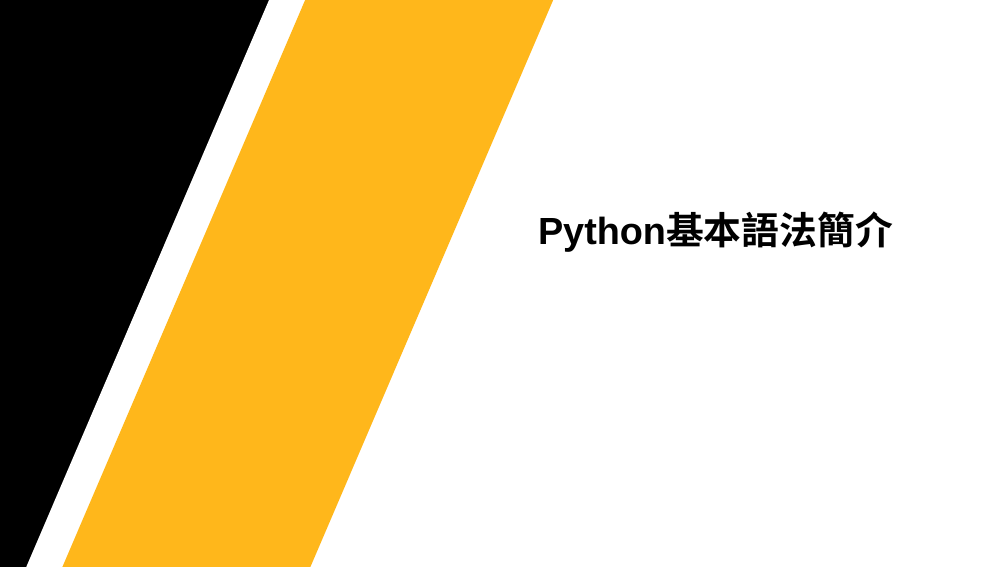
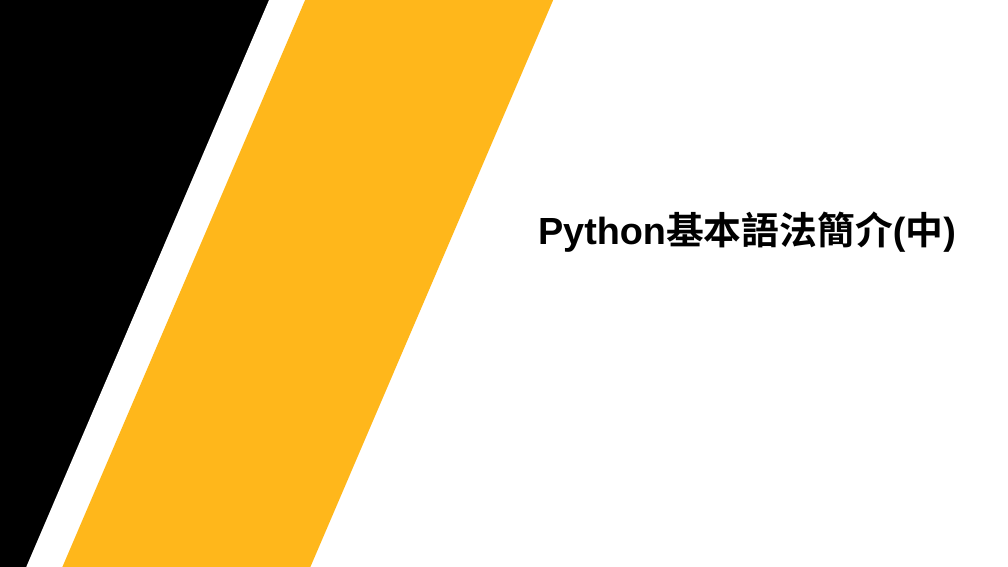
Before and after one commit to Jerrick-cheng/AEDT-Automation-Camp, a slide deck: slide 2 of 上課教材/Week3.pptx. Drawn at 1008x567 pixels with LibreOffice and Linux fonts; fonts in the diff are those of the drawing; background and template pictures are left out. Boxes give left, top, right and bottom in pixels: in the first picture for what was removed or moved away, otherwise in the second. Text is boxed around its words. In the diff, an @@ line names an element or a change of style, - is before the commit and + after.

```diff
--- a/上課教材/Week3.pptx
+++ b/上課教材/Week3.pptx
@@ text at bbox=[538, 215, 956, 252]: text changed @@
-Python基本語法簡介
+Python基本語法簡介(中)
```
Also in this commit, not shown: 7 other slides changed, 3 slides added, 3 slides removed, 2 other files.
